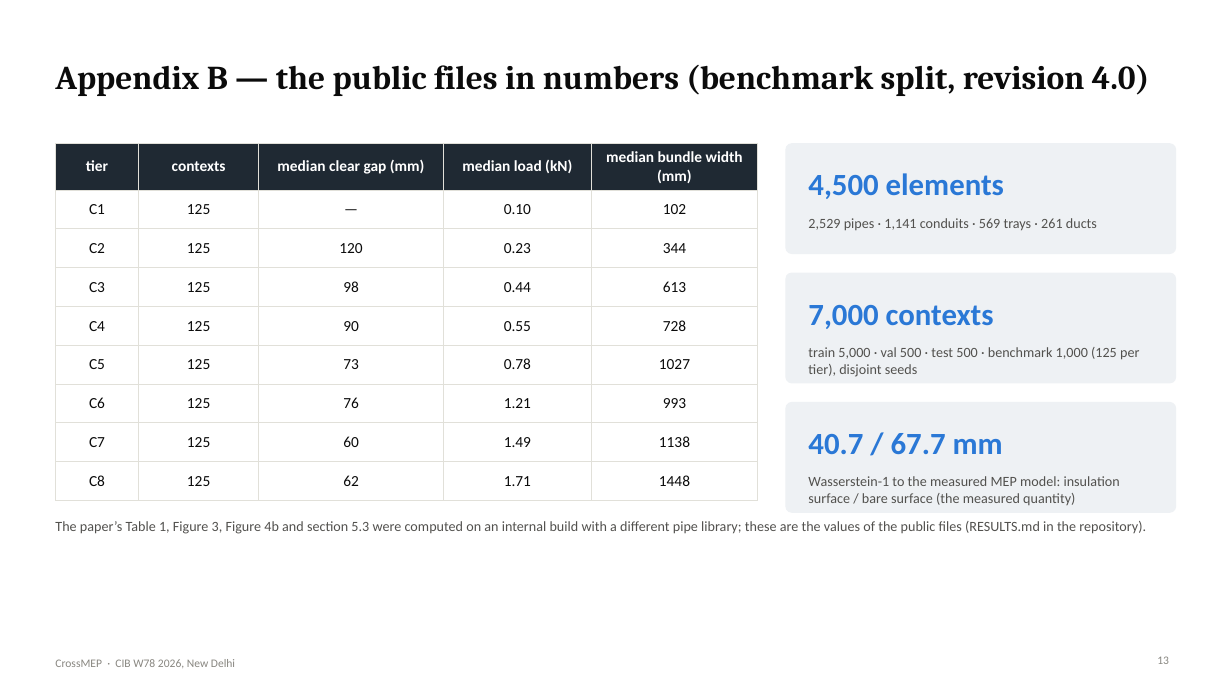
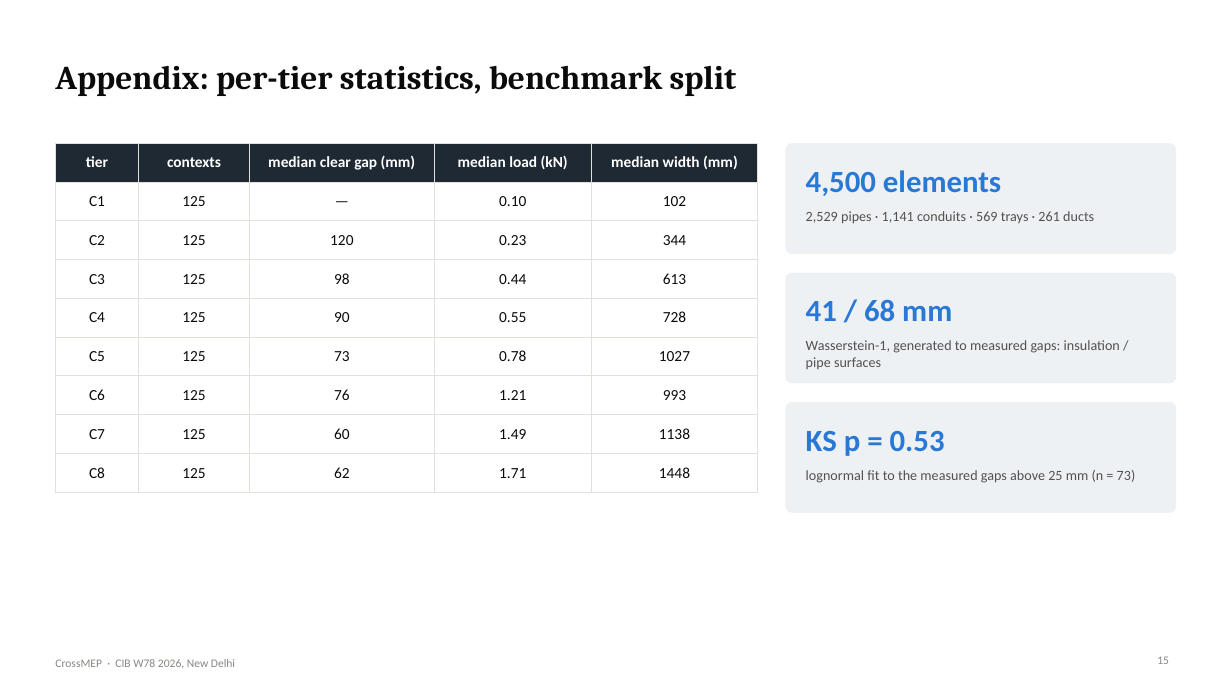
Before and after one commit to lavinia-ped/CrossMEP_Dataset, a slide deck: slide 15 of docs/CrossMEP_CIBW78_talk.pptx (slide 13 before the commit). Drawn at 1232x693 pixels with LibreOffice and Linux fonts; fonts in the diff are those of the drawing. Boxes give left, top, right and bottom in pixels: in the first picture for what was removed or moved away, otherwise in the second. Text is boxed around its words. In the diff, an @@ line names an element or a change of style, - is before the commit and + after.

```diff
--- a/docs/CrossMEP_CIBW78_talk.pptx
+++ b/docs/CrossMEP_CIBW78_talk.pptx
@@ title at (55,66,737,96): text changed @@
-Appendix B — the public files in numbers (benchmark split, revision 4.0)
+Appendix: per-tier statistics, benchmark split
@@ table at (55,143,758,482) @@
-row 1, column 5: median bundle width (mm)
+row 1, column 5: median width (mm)
@@ text "2,529 pipes · 1,141 conduits ...": place and size @@
-text "2,529 pipes · 1,141 conduits ..." at (808,218,1097,231)
+text "2,529 pipes · 1,141 conduits ..." at (806,211,1094,224)
@@ text at (806,299,952,322): text changed @@
-7,000 contexts
+41 / 68 mm
@@ text at (806,340,1120,369): text changed @@
-train 5,000 · val 500 · test 500 · benchmark 1,000 (125 per tier), disjoint seeds
+Wasserstein-1, generated to measured gaps: insulation / pipe surfaces
@@ text at (806,431,945,456): text changed @@
-40.7 / 67.7 mm
+KS p = 0.53
@@ text at (806,470,1136,483): text changed @@
-Wasserstein-1 to the measured MEP model: insulation surface / bare surface (the measured quantity)
+lognormal fit to the measured gaps above 25 mm (n = 73)
@@ text removed at (55,521,1146,534) @@
-The paper’s Table 1, Figure 3, Figure 4b and section 5.3 were computed on an internal build with a different pipe library; these are the values of the public files (RESULTS.md in the repository).
```
Also in this commit, not shown: 8 other slides changed, 7 slides added, 4 slides removed, 21 other files.
